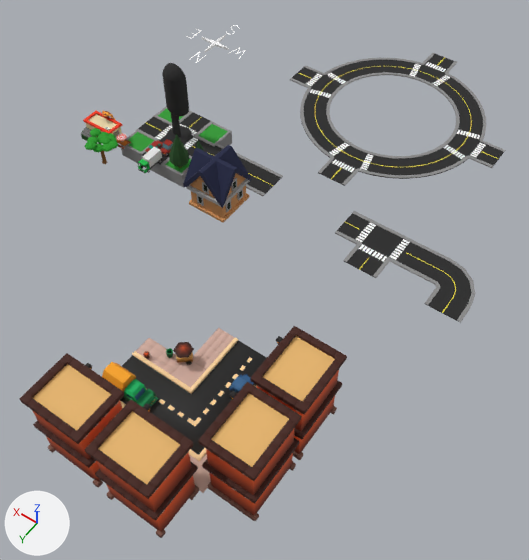
A saved change to the glTF model data/cityandroads.glb.
Both versions are drawn from a 50 mm camera at (-5.07, 5.18, 6.22) aimed at (-2.04, 0.94, -0.44). The lights are fixed; the arrows at lower left show +X, +Y and +Z. The older version comes first. Where no turn or scale is listed for an object, it has been applied to the vertices.

Objects in the first picture: 'charge_station', 'house_1', 'pizza_hut', 'road_corner', 'road_cross', 'road_roundabout', 'road_straight', 'road_tjunction', 'streetview', 'tile' and 6 more.
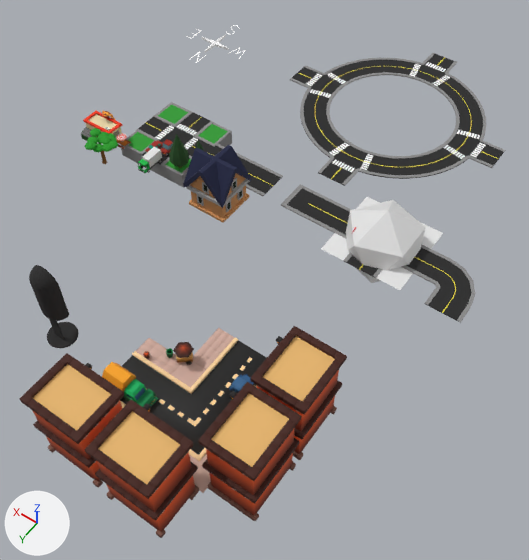
Changed parts and their boxes [x1, y1, x2, y2] in the pictures (529 x 560 px):
'marker', added: after [346, 200, 426, 283]
'charge_station', moved: before [162, 63, 192, 143]; after [29, 265, 79, 348]
'road_end', added: after [281, 184, 352, 233]
    faces in mat_asphalt (black #292929): [287, 188, 350, 230]
    faces in mat_dark_concrete (grey #8b8b8b): [281, 184, 352, 233]
'plane', added: after [321, 197, 443, 290]
'road_tjunction', unchanged, covered by the edit: before [335, 211, 431, 278]; after [335, 217, 431, 278]

Edits to the bpy script that builds the scene:
```text
Add me_icosphere:
    me_icosphere.from_pydata(...)  # an icosphere of 20 faces spanning x -0.447..0.447, y -0.425..0.425, z -0.5..0.5
Add me_plane:
    me_plane.from_pydata([(-0.5, -0.5, 0.0), (0.5, -0.5, 0.0), (-0.5, 0.5, 0.0), (0.5, 0.5, 0.0)], [], [(0, 1, 3), (0, 3, 2)])
Add me_roads_002_dark_concrete_0_002:
    me_roads_002_dark_concrete_0_002.from_pydata(...)  # 57 vertices, 102 faces; spans x -0.5..0.25, y -0.207..0.207, z -0.008..0.006
    # faces by material slot: [48, 48, 6]
    me_roads_002_dark_concrete_0_002.materials.append(mat_dark_concrete)  # grey #8b8b8b
    me_roads_002_dark_concrete_0_002.materials.append(mat_asphalt)  # black #292929
    me_roads_002_dark_concrete_0_002.materials.append(mat_street_lines_yellow)  # yellow #e7d93a
Change ob_charge_station:
    ob_charge_station.location: (0.0, 0.0, 0.0) -> (-0.99, 3.05, 0.0)
Add ob_marker:
    ob_marker = bpy.data.objects.new('marker', me_icosphere)
    ob_marker.location = (-3.0, 0.0, 0.0)
Add ob_plane:
    ob_plane = bpy.data.objects.new('plane', me_plane)
    ob_plane.location = (-3.0, 0.0, 0.0)
Add ob_road_end:
    ob_road_end = bpy.data.objects.new('road_end', me_roads_002_dark_concrete_0_002)
    ob_road_end.location = (-2.0, 0.0, 0.0)
```
